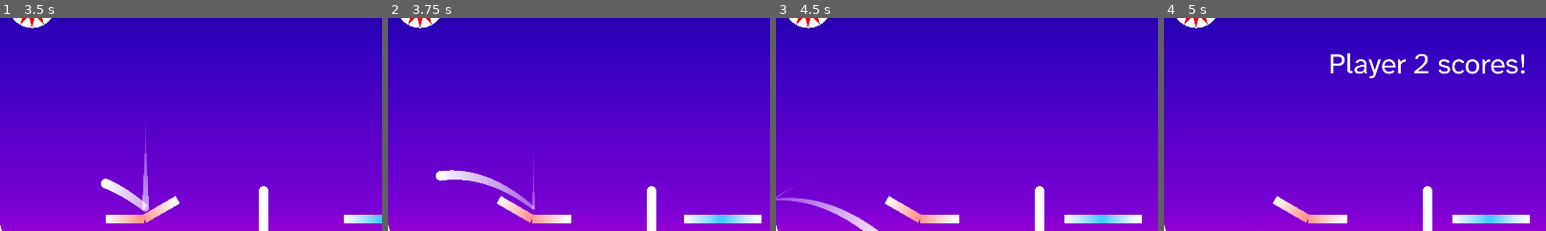
Above: before the commit, frames 1-4 (left to right).
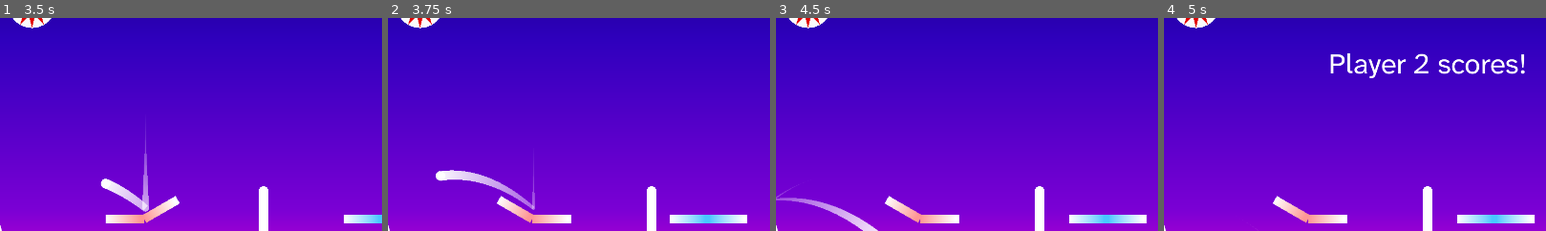
Above: after the commit, the same moments.

Repository: Skelothan/PinballPongReponged
Game: Godot game, scene res://Scenes/PinballPongArena.tscn
Two runs of this game, one before a commit and one after it. Both use one fixed random seed, a clock stepped at 60 frames per second and the inputs below.
Inputs:
- Up to frame 1 (3.5 s): tap Enter at 0.5 s; hold G (p1_flip_right) 0.53-1.28 s; hold W (p1_flip_both) 0.53-1.28 s; tap Escape (reset) at 1.25 s; hold F (p1_flip_left) 1.28-2.03 s; tap Up (p2_flip_both) at 1.35 s; hold , (p2_flip_left) 2.03-2.78 s; hold G (p1_flip_right) from 2.03 s (still down); tap . (p2_flip_right) at 2.85 s
- Up to frame 2 (3.75 s): release G (p1_flip_right) at 3.53 s; hold F (p1_flip_left) from 3.53 s (still down); hold Left (p2_move_left) from 3.53 s (still down)
- Up to frame 3 (4.5 s): keep holding F (p1_flip_left); release Left (p2_move_left) at 4.28 s; tap Right (p2_move_right) at 4.35 s
- Up to frame 4 (5 s): keep holding F (p1_flip_left)
The pictures show only the part of the screen within x 16-66%, y 39-89%; the shares and areas given below are measured in that part.

Frame 1 is identical in both runs. In frame 2, 0.9% of the frame differs, in the area x 73-98%, y 92-97%; in frame 3, 0.4%; in frame 4, 0.4%.

Commit message:
fix: *really* fix the physics, correct P2's flip speed

Diff:
--- a/Scenes/PinballPongArena.tscn
+++ b/Scenes/PinballPongArena.tscn
@@ -48,6 +48,7 @@
 [node name="P1_Paddle" parent="." instance=ExtResource("2_32u68")]
 position = Vector2(-250, 250)
 scale = Vector2(3, 3)
+move_speed = 650
 flip_speed = 400
 flip_angle = 30.0
 left_bound = -450.0
@@ -56,7 +57,8 @@
 [node name="P2_Paddle" parent="." instance=ExtResource("2_32u68")]
 position = Vector2(250, 250)
 scale = Vector2(3, 3)
-flip_speed = 250
+move_speed = 650
+flip_speed = 400
 flip_angle = 30.0
 player = 2
 left_bound = 100.0
--- a/Scripts/paddle.gd
+++ b/Scripts/paddle.gd
@@ -55,7 +55,7 @@
 			right_flipper_rotation_direction = 1
 
 
-func _process(delta):
+func _physics_process(delta):
 	var velocity = Vector2.ZERO
 
 	if player == 1:
@@ -83,6 +83,5 @@
 
 
 	if velocity.length() > 0:
-		#position.x += velocity.x * delta
 		position.x += velocity.x * delta
 		position.x = clampf(position.x, left_bound, right_bound)
